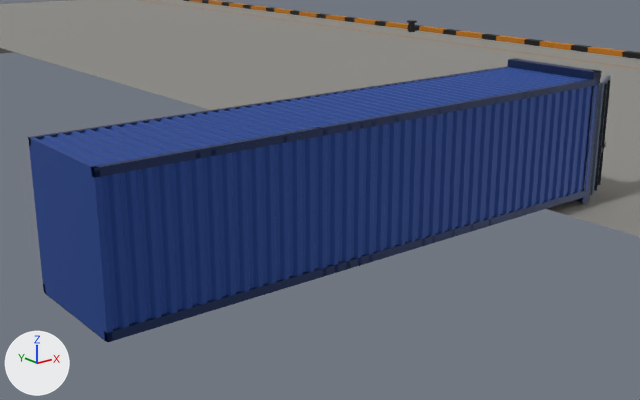
One commit to the glTF model public/models/container.glb: the scene before it, then after it.
Both versions are drawn from a camera (50 mm lens) standing at (-5.11, -12.75, 6.06) and looking at (5.56, 0.58, 0.73). Every picture has the same lights, and +X, +Y and +Z are marked at lower left. The older version comes first. Where no turn or scale is listed for an object, it has been applied to the vertices.

The first picture shows 'Door', 'Quay', 'Shell'.
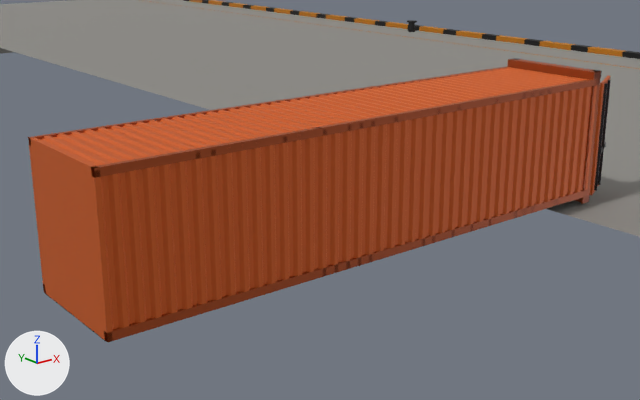
Pixel boxes [x1, y1, x2, y2] of what changed, in the pictures (640 x 400 px):
'Shell', recoloured (blue to brown): [28, 58, 602, 342] in both
'Door', recoloured (dark blue to orange): [590, 75, 611, 195] in both

Patch to the scene script:
```diff
--- a/public/models/container.glb.py
+++ b/public/models/container.glb.py
@@ mat_door @@
 mat_door = principled_material('Door')
-mat_door.base_color = (0.0908, 0.13, 0.195)  # dark blue #55657a
+mat_door.base_color = (0.644, 0.117, 0.0137)  # orange #d2601f
 mat_door.metallic = 0.4
@@ mat_wall @@
 mat_wall = principled_material('Wall')
-mat_wall.base_color = (0.0137, 0.063, 0.305)  # blue #1f4796
+mat_wall.base_color = (0.644, 0.117, 0.0137)  # orange #d2601f
 mat_wall.metallic = 0.3
@@ mat_frame @@
 mat_frame = principled_material('Frame')
-mat_frame.base_color = (0.0103, 0.0284, 0.107)  # dark blue #1a2f5c
+mat_frame.base_color = (0.392, 0.0685, 0.00913)  # brown #a84a18
 mat_frame.metallic = 0.4
```
